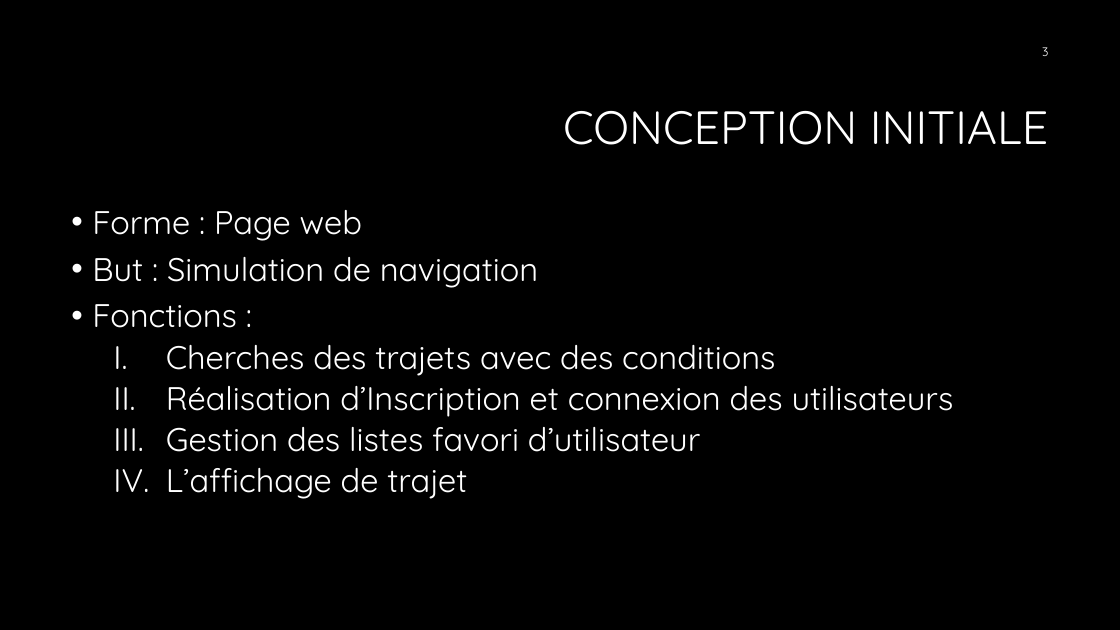
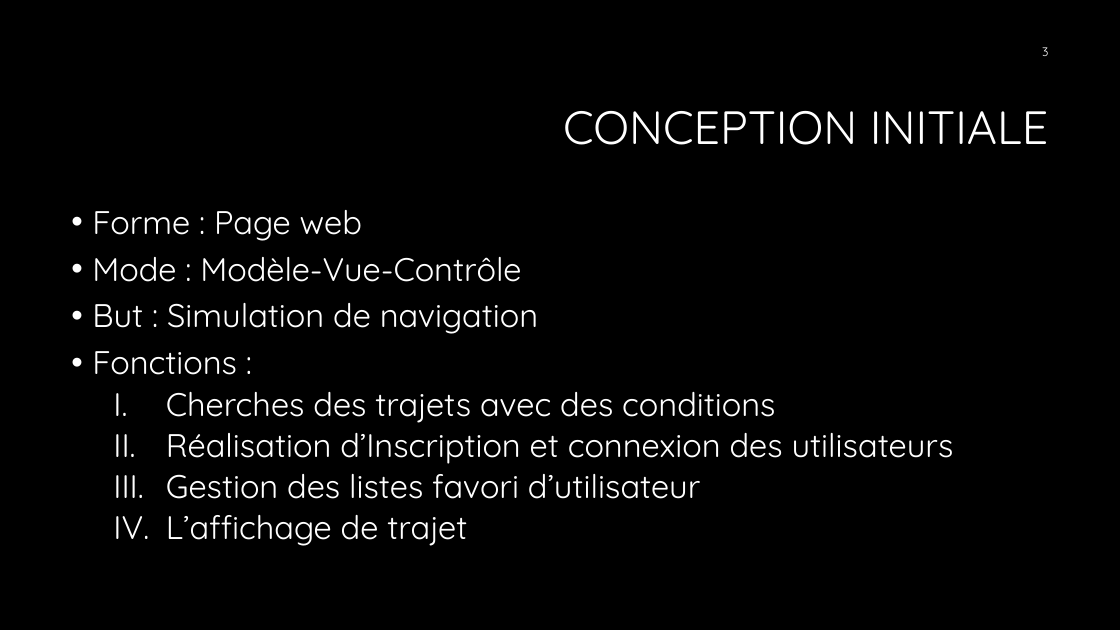
Before and after one commit to ruiwen29/ProjetGLA, a slide deck: slide 3 of soutenance navi.pptx. Drawn at 1120x630 pixels with LibreOffice and Linux fonts; fonts in the diff are those of the drawing; background and template pictures are left out. Boxes give left, top, right and bottom in pixels: in the first picture for what was removed or moved away, otherwise in the second. Text is boxed around its words. In the diff, an @@ line names an element or a change of style, - is before the commit and + after.

```diff
--- a/soutenance navi.pptx
+++ b/soutenance navi.pptx
@@ text at [92, 257, 521, 282]: paragraph added @@
+• Mode : Modèle-Vue-Contrôle
```
Also in this commit, not shown: 2 other slides changed, 30 other files.
